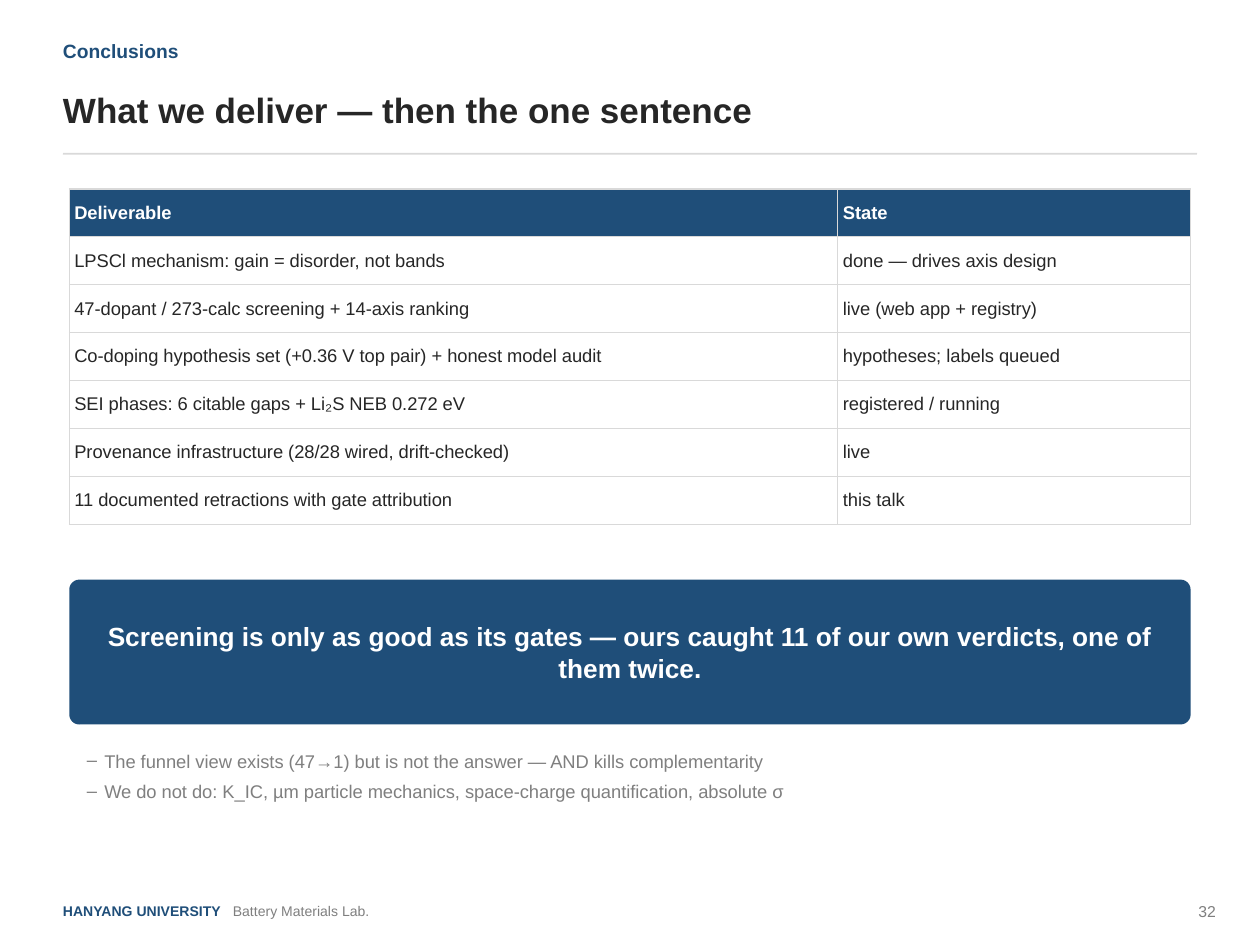
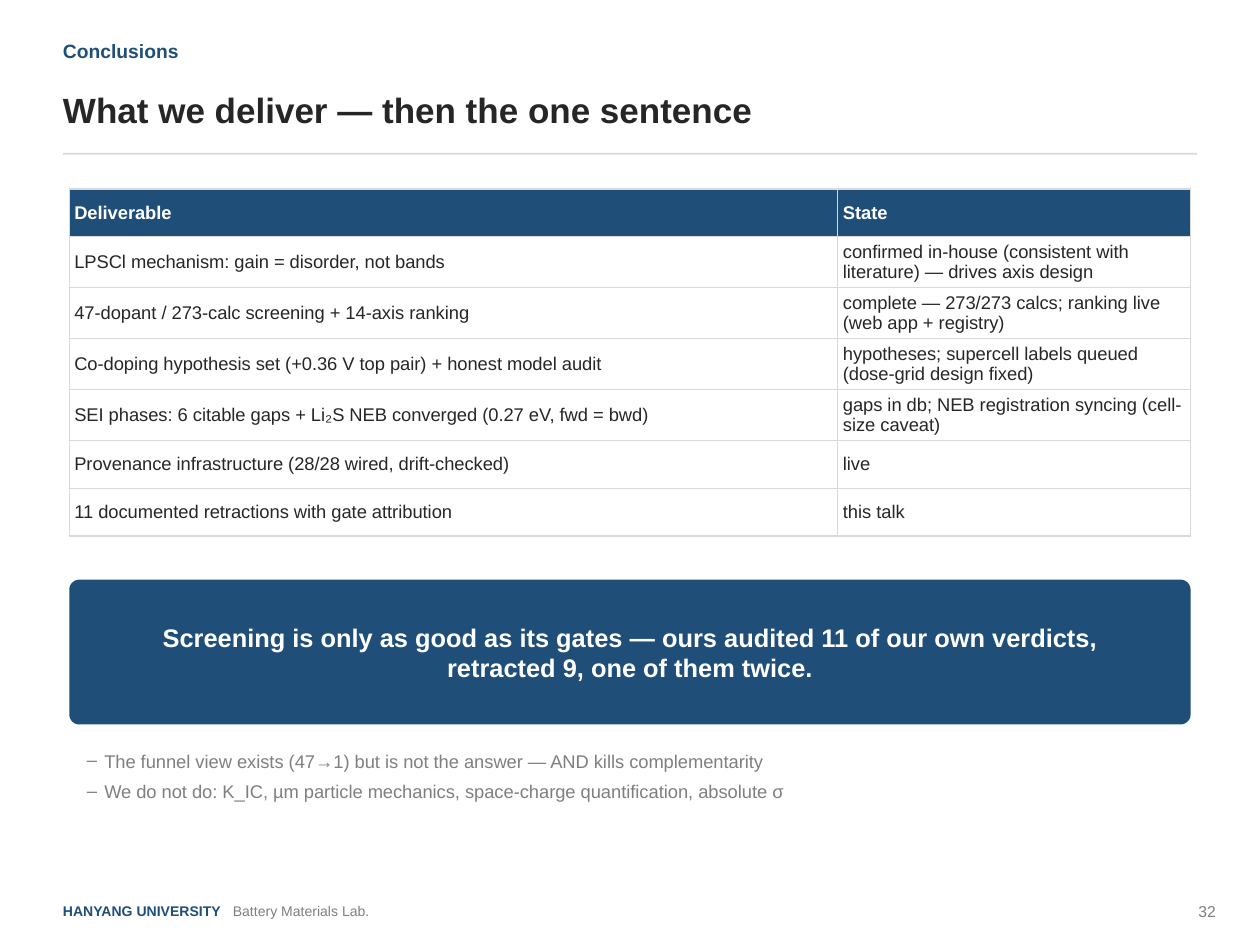
Before and after one commit to yonghoon7153-source/Yonghoon-DEM-DFT, a slide deck: slide 32 of kb/seminars/Research_Seminar_2026_08_v3.pptx. Drawn at 1260x945 pixels with LibreOffice and Linux fonts; fonts in the diff are those of the drawing. Boxes give left, top, right and bottom in pixels: in the first picture for what was removed or moved away, otherwise in the second. Text is boxed around its words. In the diff, an @@ line names an element or a change of style, - is before the commit and + after.

```diff
--- a/kb/seminars/Research_Seminar_2026_08_v3.pptx
+++ b/kb/seminars/Research_Seminar_2026_08_v3.pptx
@@ table at box(69, 189, 1191, 526) @@
-row 2, column 2: done — drives axis design
+row 2, column 2: confirmed in-house (consistent with literature) — drives axis design
-row 3, column 2: live (web app + registry)
+row 3, column 2: complete — 273/273 calcs; ranking live (web app + registry)
-row 4, column 2: hypotheses; labels queued
+row 4, column 2: hypotheses; supercell labels queued (dose-grid design fixed)
-row 5, column 1: SEI phases: 6 citable gaps + Li₂S NEB 0.272 eV
+row 5, column 1: SEI phases: 6 citable gaps + Li₂S NEB converged (0.27 eV, fwd = bwd)
-row 5, column 2: registered / running
+row 5, column 2: gaps in db; NEB registration syncing (cell-size caveat)
@@ text at box(163, 628, 1096, 681): text changed; size 15 to 14.5 pt @@
-Screening is only as good as its gates — ours caught 11 of our own verdicts, one of them twice.
+Screening is only as good as its gates — ours audited 11 of our own verdicts, retracted 9, one of them twice.
```
Also in this commit, not shown: 34 other slides changed, 1 slide added, 1 other file.
